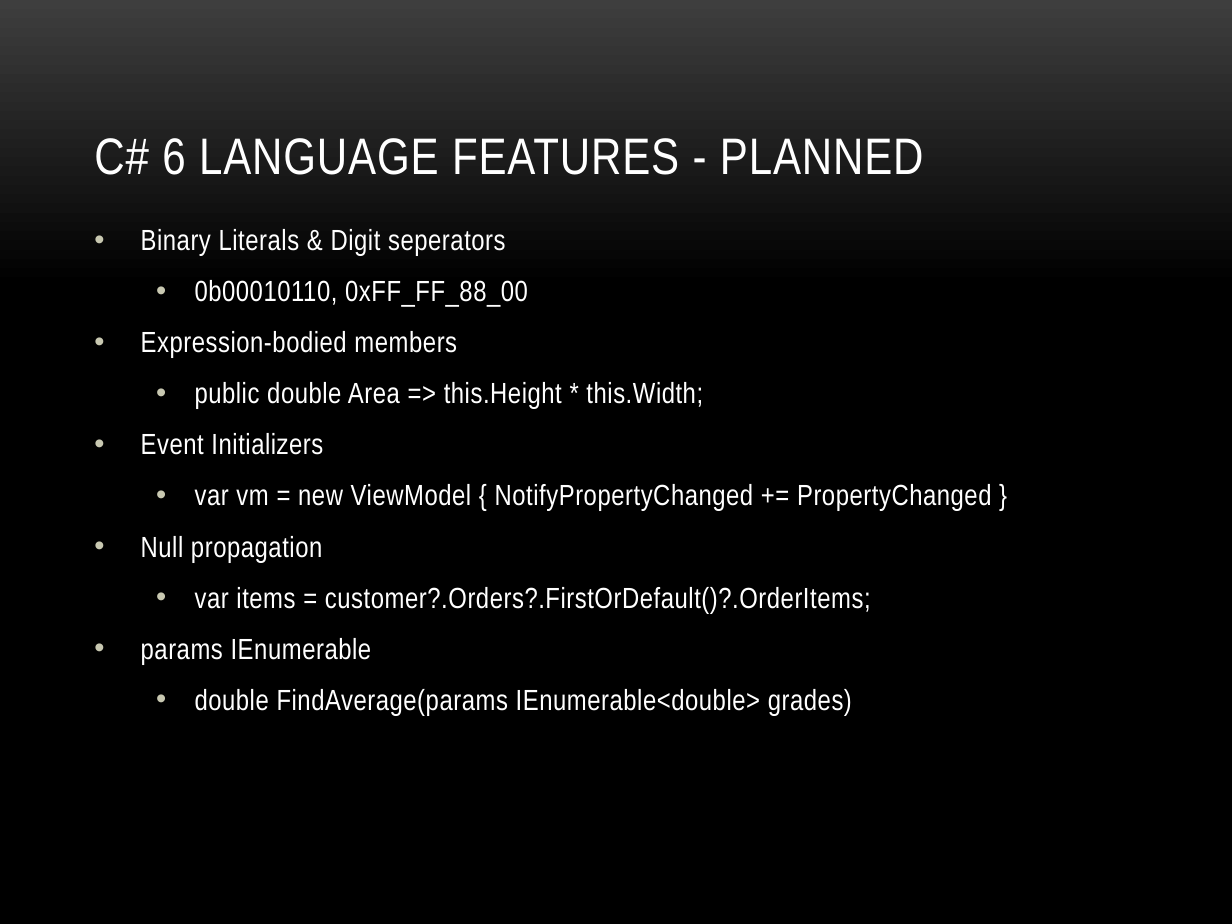
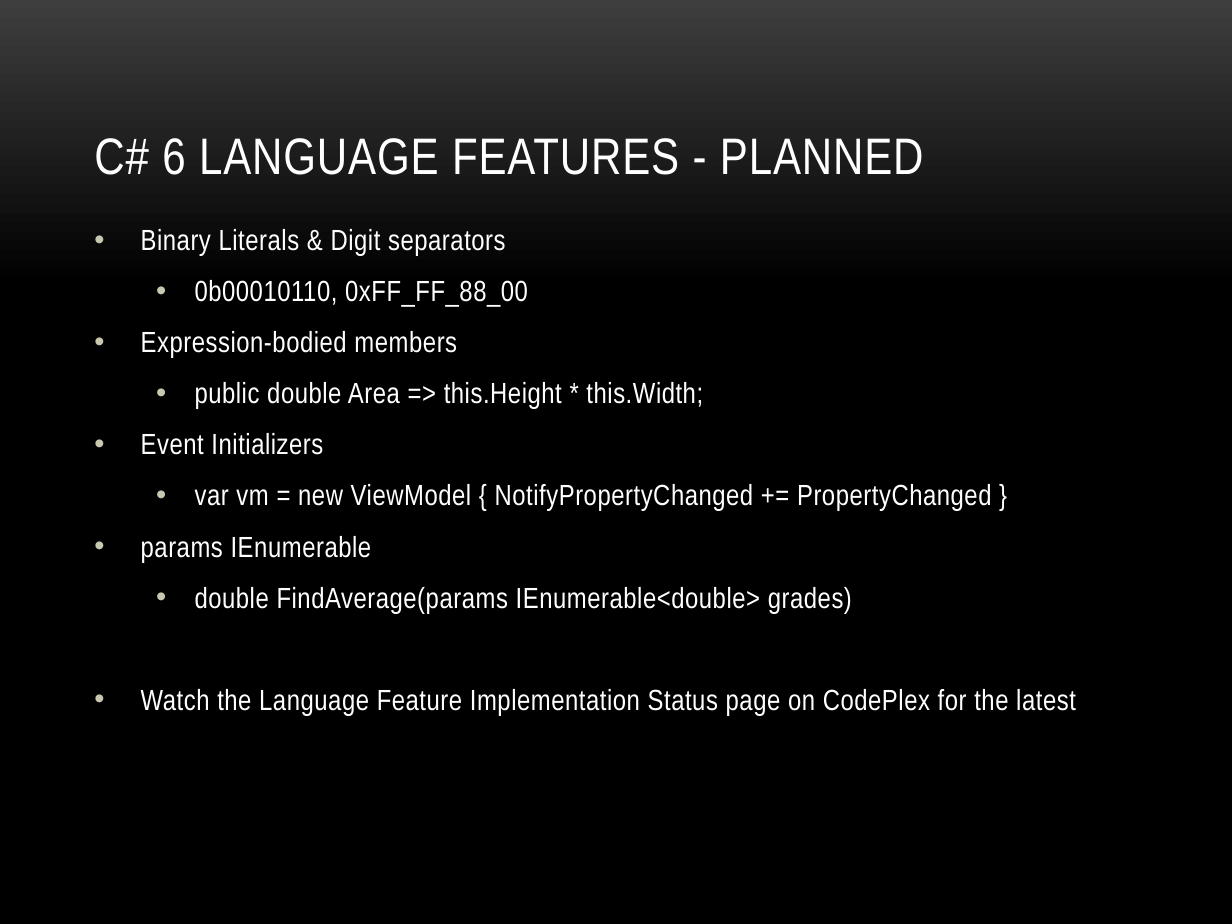
Before and after one commit to cabarney/C--v.Next, a slide deck: slide 15 of Slides.pptx. Drawn at 1232x924 pixels with LibreOffice and Linux fonts; fonts in the diff are those of the drawing; background and template pictures are left out. Boxes give left, top, right and bottom in pixels: in the first picture for what was removed or moved away, otherwise in the second. Text is boxed around its words. In the diff, an @@ line names an element or a change of style, - is before the commit and + after.

Commit message:
Slide update

```diff
--- a/Slides.pptx
+++ b/Slides.pptx
@@ text at box(141, 229, 506, 256): text changed @@
-• Binary Literals & Digit seperators
+• Binary Literals & Digit separators
@@ text at box(141, 536, 871, 613): paragraphs removed @@
-• Null propagation
-  • var items = customer?.Orders?.FirstOrDefault()?.OrderItems;
@@ text at box(141, 689, 1076, 715): paragraph added @@
+• Watch the Language Feature Implementation Status page on CodePlex for the latest
```
Also in this commit, not shown: 5 other slides changed.
